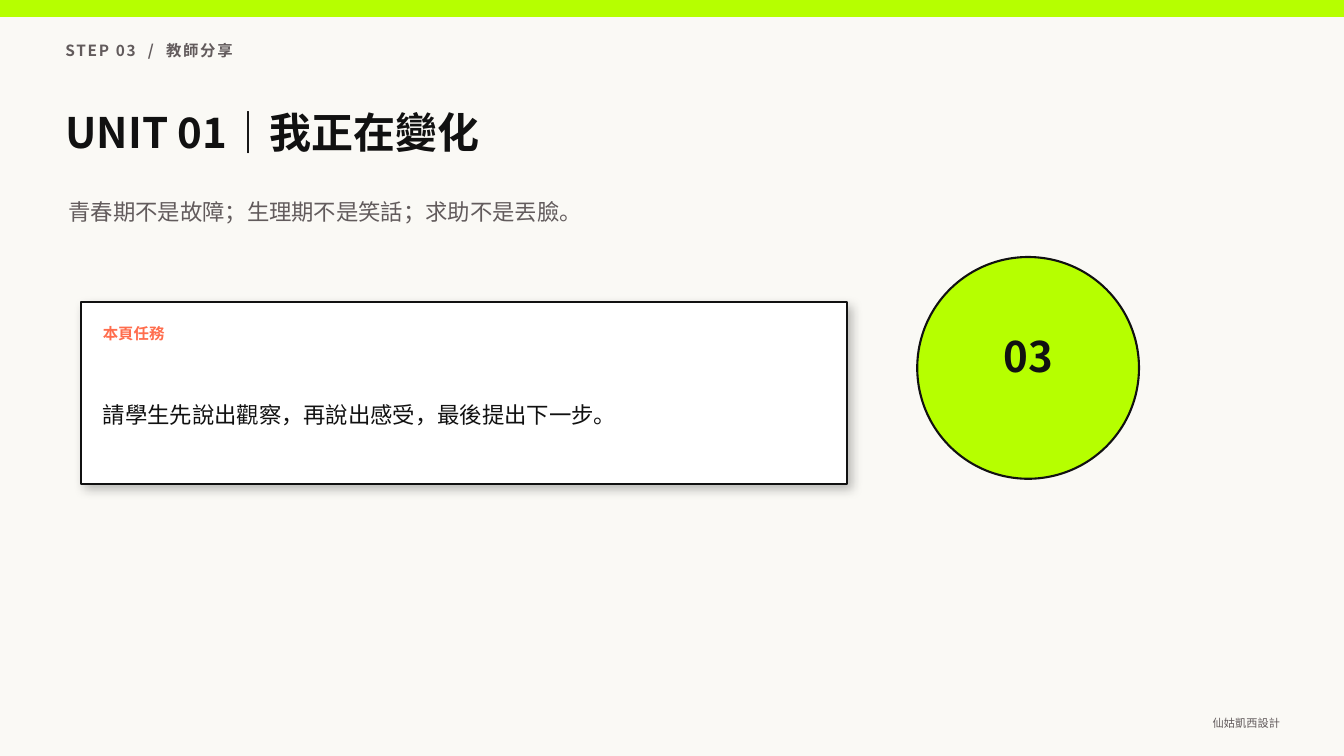
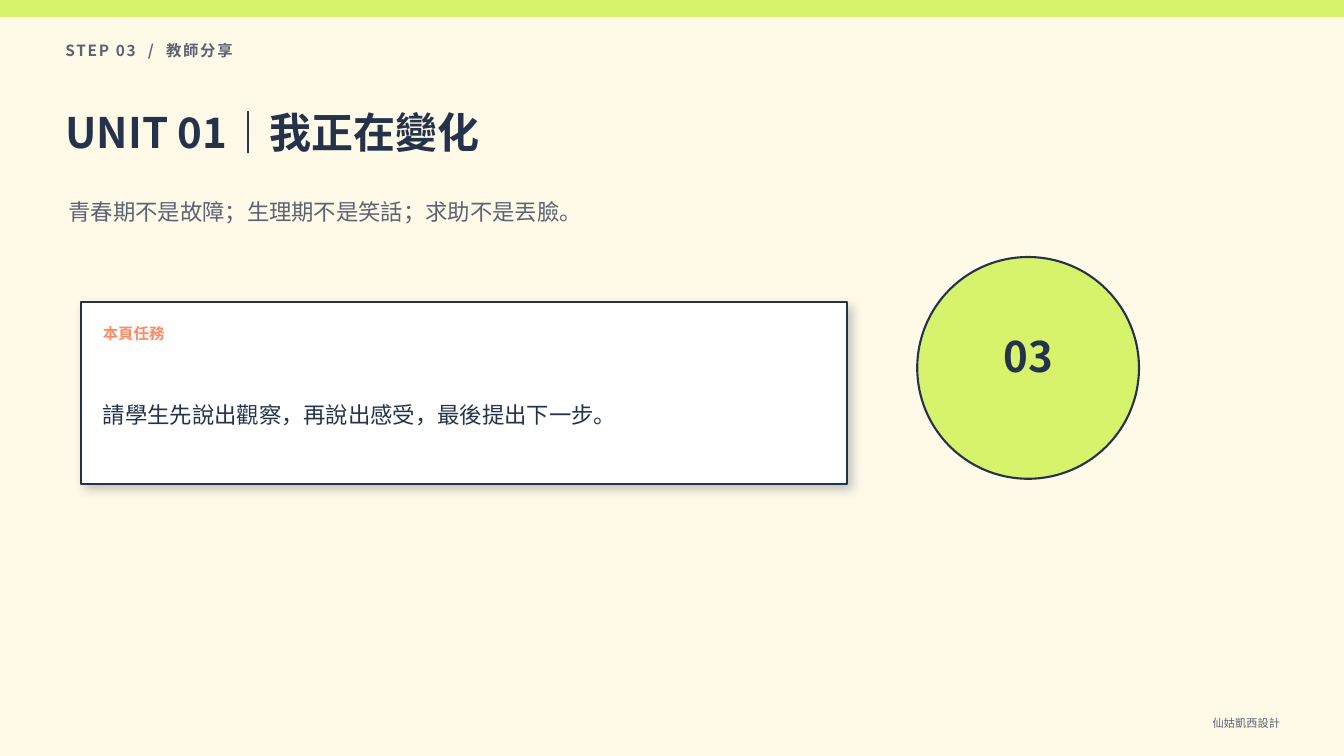
Before and after one commit to Kathy594520/sel-teaching-resources, a slide deck: slide 4 of pptx/SEL_16比9教學投影片.pptx. Drawn at 1344x756 pixels with LibreOffice and Linux fonts; fonts in the diff are those of the drawing. Boxes give left, top, right and bottom in pixels: in the first picture for what was removed or moved away, otherwise in the second. Text is boxed around its words. In the diff, an @@ line names an element or a change of style, - is before the commit and + after.

```diff
--- a/pptx/SEL_16比9教學投影片.pptx
+++ b/pptx/SEL_16比9教學投影片.pptx
@@ background #FAF9F5 to #FFF9E8 @@
@@ rectangle at (x1=0, y1=0, x2=1344, y2=16): fill #B6FF00 to #D7F36B; outline #B6FF00 1 pt to #D7F36B 1 pt @@
@@ text colour #625B5C to #5A6475 in 3 elements at (x1=166, y1=41, x2=232, y2=61), (x1=1213, y1=717, x2=1280, y2=728), (x1=68, y1=201, x2=581, y2=223) @@
@@ ellipse at (x1=918, y1=257, x2=1139, y2=479): fill #B6FF00 to #D7F36B; outline #111111 1.5 pt to #24324A 1.5 pt @@
@@ rectangle at (x1=81, y1=302, x2=847, y2=484): outline #111111 1.4 pt to #24324A 1.4 pt; shadow changed @@
@@ text "本頁任務" at (x1=103, y1=326, x2=165, y2=341): text colour #FF6D4D to #FF8A65 @@
@@ text colour #111111 to #24324A in 3 elements at (x1=65, y1=111, x2=480, y2=153), (x1=103, y1=404, x2=616, y2=425), (x1=1003, y1=340, x2=1053, y2=373) @@
```
Also in this commit, not shown: 16 other slides changed, 4 other files.
